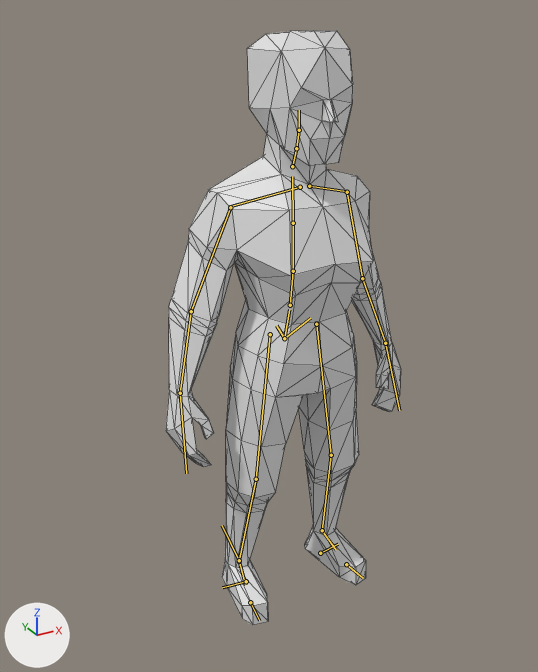
Renders of the glTF model assets/meshes/player/Player.glb from each side of a commit.
Camera for both pictures: a camera (50 mm lens) standing at (-1.089, -1.83, 1.871) and looking at (-0.127, -0.08, 0.996). Lighting does not change. The marker at lower left points along +X, +Y and +Z. The first picture is the older version. The bones that change, and the others that lie on the model, are drawn over the model as lines. Mesh edges are drawn as thin lines.

In view in the first picture: 'Player'.
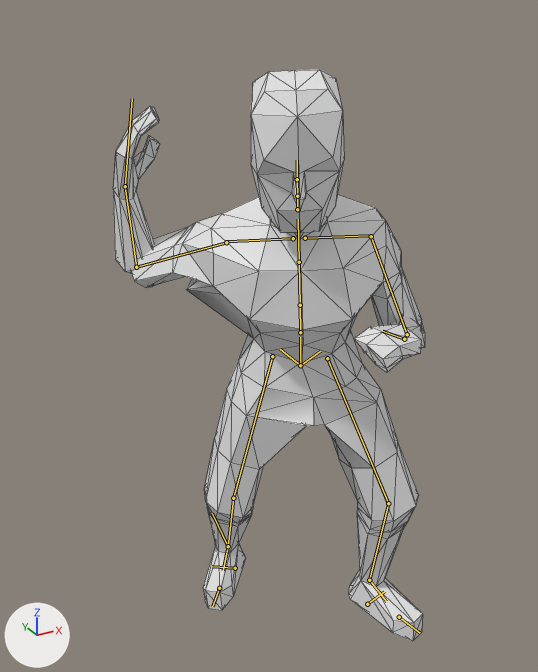
The newer file adds an action. The first version stands in its rest pose; the second is drawn at frame 2 of the action 'attack_axe'.

Changed parts and their boxes [x1, y1, x2, y2] in the pictures (538 x 672 px):
'Player', posed (33% wider): before [166, 30, 401, 625]; after [113, 69, 425, 641]
bone 'spine', root to tip: before (284, 338) to (289, 309); after (300, 365) to (300, 337)
bone 'spine.001', root to tip: before (290, 305) to (293, 271); after (300, 332) to (300, 305)
bone 'upper_arm.L', root to tip: before (347, 192) to (362, 278); after (371, 236) to (407, 334)
bone 'forearm.L', root to tip: before (362, 278) to (385, 343); after (407, 334) to (404, 339)
bone 'hand.L', root to tip: before (385, 343) to (399, 410); after (404, 339) to (382, 331)
bone 'upper_arm.R', root to tip: before (230, 207) to (191, 311); after (226, 242) to (136, 267)
bone 'forearm.R', root to tip: before (191, 311) to (180, 393); after (136, 267) to (125, 186)
bone 'hand.R', root to tip: before (180, 393) to (186, 473); after (125, 186) to (132, 98)
bone 'thigh.L', root to tip: before (316, 324) to (331, 455); after (327, 358) to (388, 503)
bone 'shin.L', root to tip: before (331, 455) to (322, 530); after (388, 503) to (369, 580)
bone 'thigh.R', root to tip: before (270, 334) to (256, 479); after (272, 356) to (233, 498)
bone 'shin.R', root to tip: before (256, 479) to (239, 561); after (233, 498) to (228, 546)
bone 'foot.R', root to tip: before (239, 561) to (245, 585); after (228, 546) to (223, 570)

What the commit changed:
Bone 'spine' (bone_spine) moves from (0.0, 0.0, 0.0) to (0.0, -0.025, 0.11).
Bone 'spine' (bone_spine) turns from (0, 0, 0) to (-3, -33, 10) degrees about its own x, y and z.
Bone 'spine.001' (bone_spine_001) turns from (0, 0, 0) to (17, 5, 2) degrees about its own x, y and z.
Bone 'upper_arm.L' (bone_upper_arm_l) turns from (0, 0, 0) to (18, -6, -5) degrees about its own x, y and z.
Bone 'forearm.L' (bone_forearm_l) turns from (0, 0, 0) to (98, 1, -18) degrees about its own x, y and z.
Bone 'hand.L' (bone_hand_l) turns from (0, 0, 0) to (0, 58, 0) degrees about its own x, y and z.
Bone 'upper_arm.R' (bone_upper_arm_r) turns from (0, 0, 0) to (-6, 22, -46) degrees about its own x, y and z.
Bone 'forearm.R' (bone_forearm_r) turns from (0, 0, 0) to (4, 142, -112) degrees about its own x, y and z.
Bone 'hand.R' (bone_hand_r) turns from (0, 0, 0) to (0, 41, 0) degrees about its own x, y and z.
Bone 'thigh.L' (bone_thigh_l) turns from (0, 0, 0) to (-12, -38, -10) degrees about its own x, y and z.
Bone 'shin.L' (bone_shin_l) turns from (0, 0, 0) to (23, -1, 5) degrees about its own x, y and z.
Bone 'thigh.R' (bone_thigh_r) turns from (0, 0, 0) to (-5, -4, 7) degrees about its own x, y and z.
Bone 'shin.R' (bone_shin_r) turns from (0, 0, 0) to (20, 1, -5) degrees about its own x, y and z.
Bone 'foot.R' (bone_foot_r) turns from (0, 0, 0) to (-13, 9, -6) degrees about its own x, y and z.
